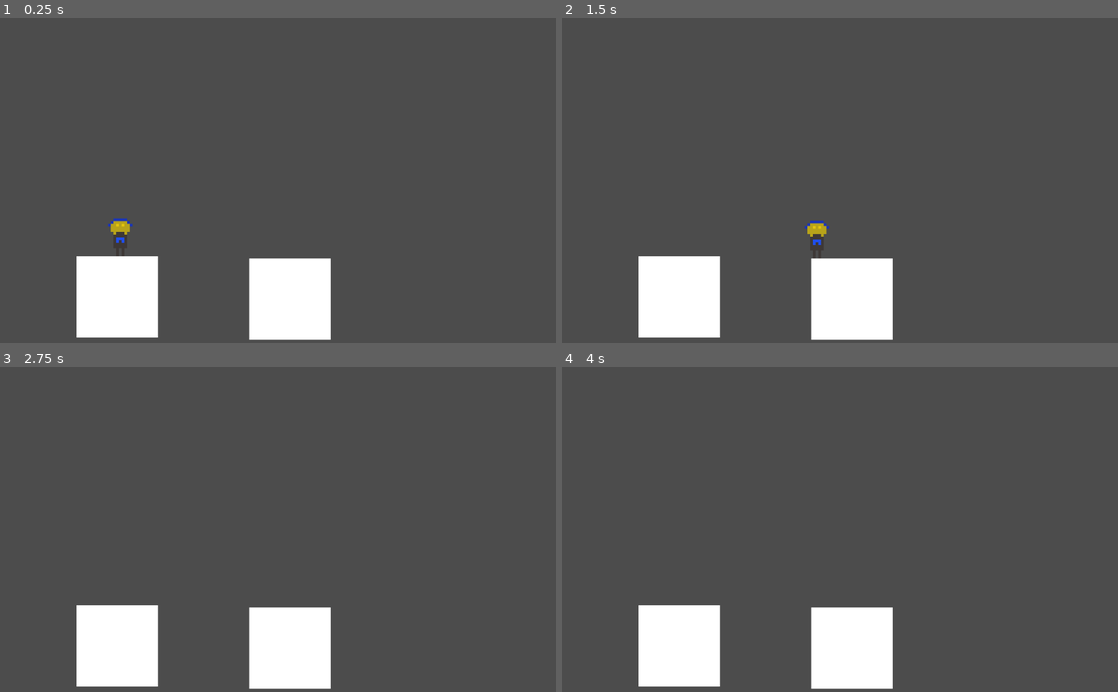
Above: before the commit, frames 1-4 (two rows, left to right).
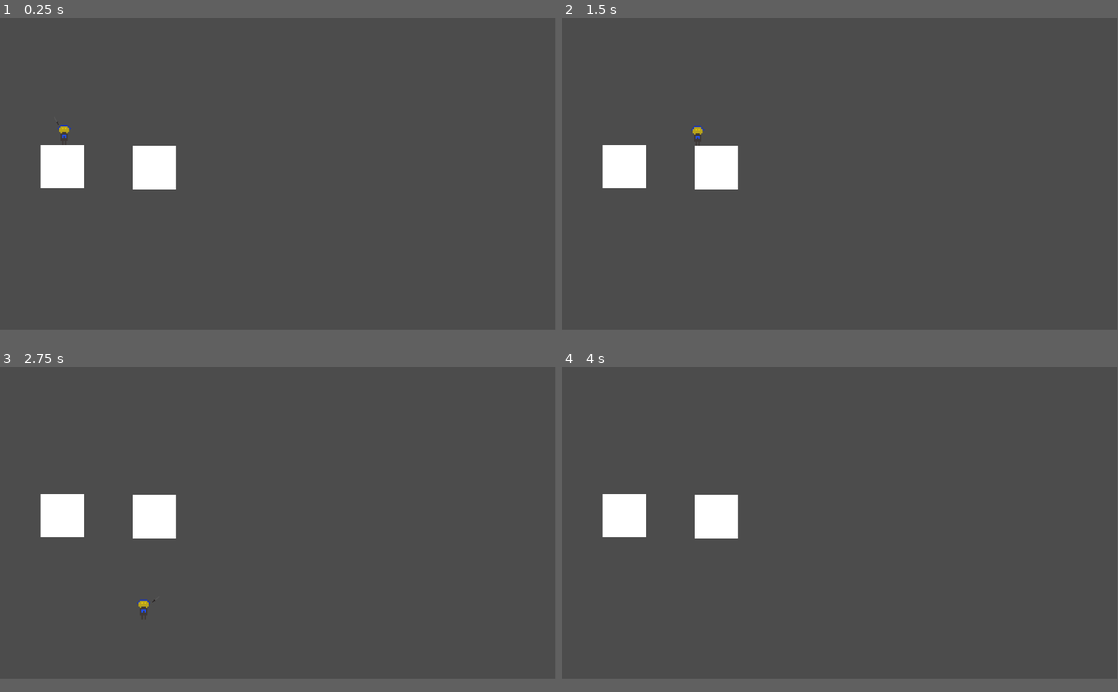
Above: after the commit, the same moments.

Repository: Lorem-Ipsum-Server-Place/GMTK2021-Game
Game: Godot game, scene res://Level.tscn
Two runs of this game, one before a commit and one after it. Both use one fixed random seed, a clock stepped at 60 frames per second and the inputs below.
Inputs (mouse positions are in pixels of both pictures, inside the frame that each line leads up to):
- Up to frame 1 (0.25 s): no input
- Up to frame 2 (1.5 s): tap Enter at 0.5 s; move the mouse to (962, 164) at 0.52 s; hold D (game_right) 0.53-1.28 s; tap Space (game_jump) at 0.77 s; move the mouse to (728, 196) at 1.27 s; hold A (game_left) from 1.28 s (still down)
- Up to frame 3 (2.75 s): tap Space (game_jump) at 1.52 s; move the mouse to (333, 458) at 2.02 s; release A (game_left) at 2.03 s; hold D (game_right) from 2.03 s (still down)
- Up to frame 4 (4 s): move the mouse to (812, 594) at 2.77 s; tap Space (game_jump) at 3.02, 3.5, 3.77 s; move the mouse to (1006, 578) at 3.52 s; release D (game_right) at 3.53 s; hold A (game_left) from 3.53 s (still down)
In our replay, the window is 800x468 before the commit and 799x449 after it. These sizes can differ from the game's own. Grey fills any space a smaller window leaves; there, only what the larger window draws over its background counts as a difference.

The runs differ from the first frame. In frame 1, 9.7% of the frame differs, in the area x 7-60%, y 32-100%; in frame 2, 9.7%; in frame 3, 9.5%; in frame 4, 9.5%.

Commit message:
Add basic weapon controls

Diff:
--- a/Player.gd
+++ b/Player.gd
@@ -1,11 +1,15 @@
 extends KinematicBody2D
 
+enum PlayerDirection{
+	RIGHT,
+	LEFT
+}
 
-# Declare member variables here. Examples:
-# var a = 2
-# var b = "text"
 var player_velocity = Vector2()
 var jump_count = 1
+var player_weapon = null
+var player_direction = PlayerDirection.RIGHT
+
 
 const PLAYER_MOVE_SPEED = 450
 const PLAYER_JUMP_VELOCITY = 1000
@@ -13,15 +17,28 @@
 
 const GRAVITY = 60
 
+onready var WEAPON_SWORD = load("res://weapon_sword.tscn")
+onready var WEAPON_BLAH = null
+
 
 # Called when the node enters the scene tree for the first time.
 func _ready():
-	pass # Replace with function body.
+	player_weapon = WEAPON_SWORD.instance()
+	add_child(player_weapon, true)
 
 
 # Called every frame. 'delta' is the elapsed time since the previous frame.
-#func _process(delta):
-#	pass
+func _process(delta):
+	var mouse_position = get_viewport().get_mouse_position()
+
+	var sword_position = (mouse_position - position).normalized() * 40
+	player_weapon.position = sword_position
+
+	var weapon_rotation = atan(sword_position.x / -sword_position.y)
+	if sword_position.y > 0:
+		weapon_rotation += PI
+
+	player_weapon.rotation = weapon_rotation
 
 func get_inputs():
 	# If either direction is pressed, figure out which way we're going
--- a/project.godot
+++ b/project.godot
@@ -13,6 +13,11 @@
 config/name="GMTK2021"
 run/main_scene="res://Level.tscn"
 config/icon="res://icon.png"
+
+[display]
+
+window/size/width=1920
+window/size/height=1080
 
 [input]
 
--- /dev/null
+++ b/weapon_sword.tscn
@@ -0,0 +1,19 @@
+[gd_scene load_steps=3 format=2]
+
+[ext_resource path="res://Test_Sword.png" type="Texture" id=1]
+
+[sub_resource type="RectangleShape2D" id=1]
+extents = Vector2( 1.75014, 16.3379 )
+
+[node name="KinematicBody2D" type="KinematicBody2D"]
+collision_layer = 2
+collision_mask = 2
+
+[node name="Test_Sword" type="Sprite" parent="."]
+position = Vector2( 2.76215, -13.1757 )
+rotation = -0.785398
+texture = ExtResource( 1 )
+
+[node name="CollisionShape2D" type="CollisionShape2D" parent="."]
+position = Vector2( 0, -16.0724 )
+shape = SubResource( 1 )
Not shown, added: Missing Texture.png.import
Not shown, added: Test Enemy.png.import
Not shown, added: Test_Sword.png.import
